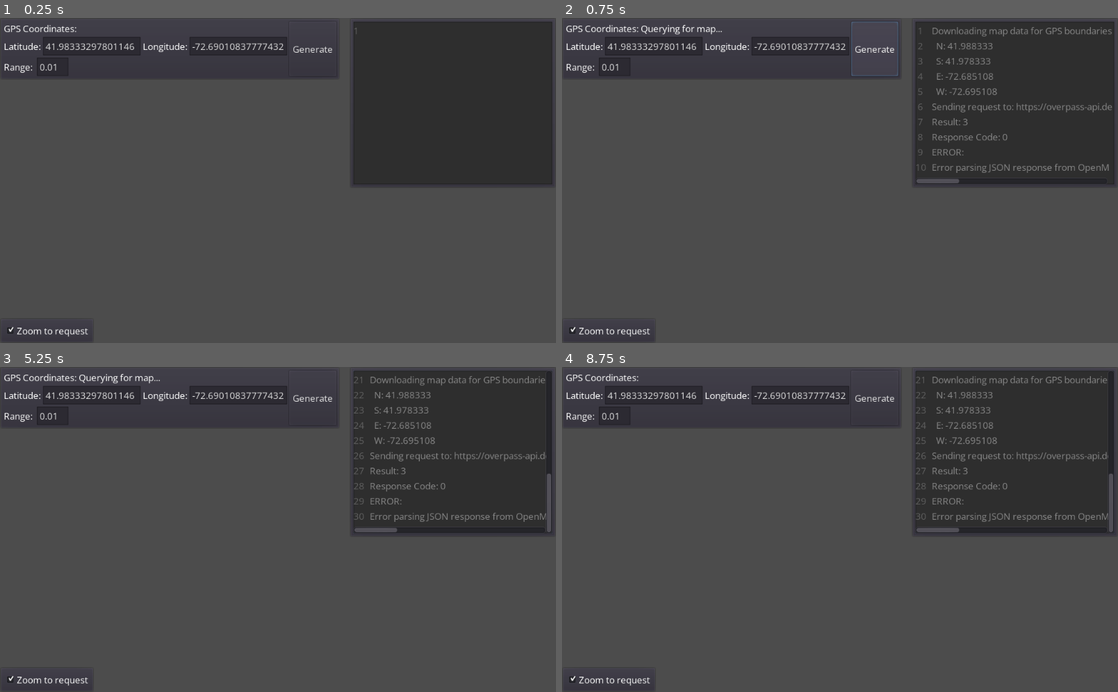
Above: before the commit, frames 1-4 (two rows, left to right).
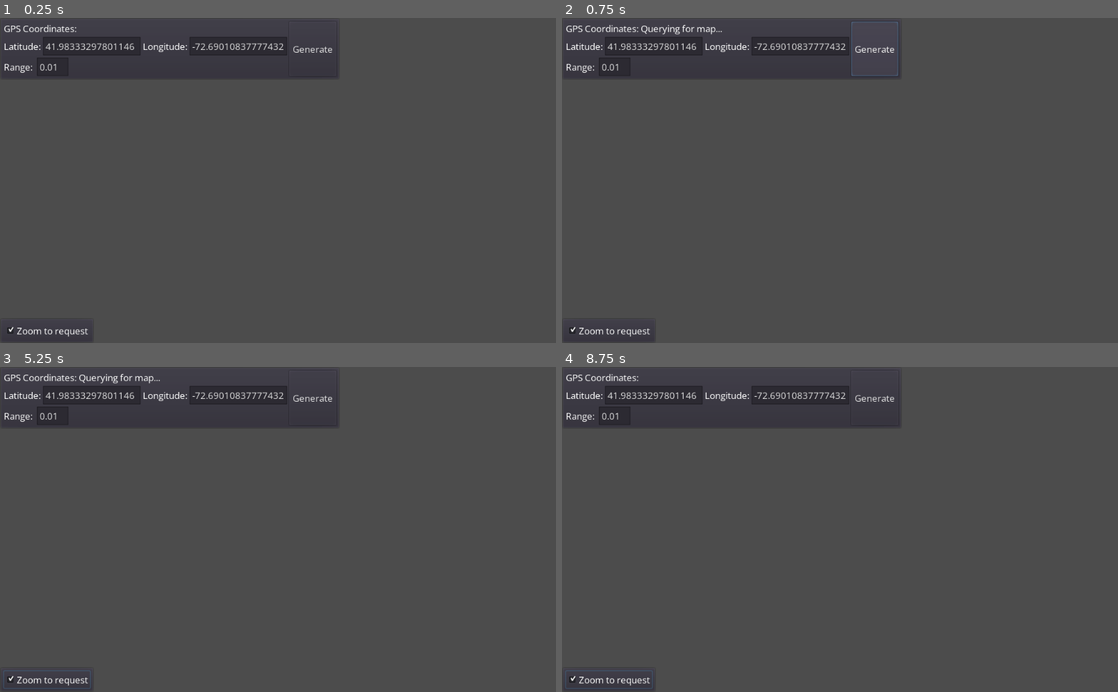
Above: after the commit, the same moments.

Repository: Netruk44/walking-app-proto-v2
Game: Godot game, scene res://scenes/Root.tscn
Two runs of this game, one before a commit and one after it. Both use one fixed random seed, a clock stepped at 60 frames per second and the inputs below.
Inputs (mouse positions are in pixels of both pictures, inside the frame that each line leads up to):
- Up to frame 1 (0.25 s): no input
- Up to frame 2 (0.75 s): click "Generate" at 0.5 s
- Up to frame 3 (5.25 s): click "Zoom to request" at 1.25 s; click "Generate" at 2 s; click "Zoom to request" at 2.75 s; click "Generate" at 3.5 s; click "Zoom to request" at 4.25 s; tap Enter at 5 s; move the mouse to (400, 513) at 5.02 s; click (400, 513) at 5.17 s
- Up to frame 4 (8.75 s): tap Space at 5.75, 7.25 s; drag from (728, 545) to (812, 594) at 5.77 s; tap Enter at 6.5, 8 s; move the mouse to (895, 458) at 6.52 s; click (895, 458) at 6.67 s; drag from (812, 594) to (673, 480) at 7.27 s; move the mouse to (1006, 578) at 8.02 s; click (1006, 578) at 8.17 s

The runs differ from the first frame. In frame 1, 18% of the frame differs, in the area x 63-100%, y 1-52%; in frame 2, 16%; in frame 3, 16%; in frame 4, 16%.

Commit message:
Zoom functionality

Diff:
--- a/scenes/Root.tscn
+++ b/scenes/Root.tscn
@@ -28,7 +28,6 @@
 [node name="HTTPRequest" type="HTTPRequest" parent="Logic/OpenMapsApi"]
 
 [node name="MapCamera" type="Camera2D" parent="."]
-anchor_mode = 0
 current = true
 script = ExtResource( 6 )
 
@@ -52,6 +51,7 @@
 margin_bottom = 114.0
 
 [node name="ConsolePanel" parent="UI_CanvasLayer/UI" instance=ExtResource( 4 )]
+visible = false
 anchor_left = 1.0
 anchor_right = 1.0
 margin_left = -380.0
--- a/scripts/MapCamera.gd
+++ b/scripts/MapCamera.gd
@@ -8,13 +8,30 @@
 	pass # Replace with function body.
 
 func _unhandled_input(event):
-	#if event.type == InputEvent.MOUSE_BUTTON and event.buton_index == BUTTON_LEFT:
+	var handled = false
+
+	# Left click - drag
 	if event is InputEventMouseButton and event.button_index == BUTTON_LEFT:
 		dragging = event.pressed
-		self.get_tree().set_input_as_handled()
+		handled = true
+	# Mouse wheel up - zoom in
+	elif event is InputEventMouseButton and event.button_index == BUTTON_WHEEL_UP:
+		self.zoom *= 1.1
+		handled = true
+	# Mouse wheel down - zoom out
+	elif event is InputEventMouseButton and event.button_index == BUTTON_WHEEL_DOWN:
+		self.zoom *= 0.9
+		handled = true
+	# Touch pad scroll - zoom
+	elif event is InputEventPanGesture:
+		self.zoom *= (1.0 + event.delta.y)
+	# Mouse moved - drag
 	elif event is InputEventMouseMotion and self.dragging:
 		# Move in the opposite direction as the motion for dragging effect
-		self.offset -= event.relative
+		self.offset -= event.relative * self.zoom
+		handled = true
+
+	if handled:
 		self.get_tree().set_input_as_handled()
 
 	# TODO: Touch screen dragging
